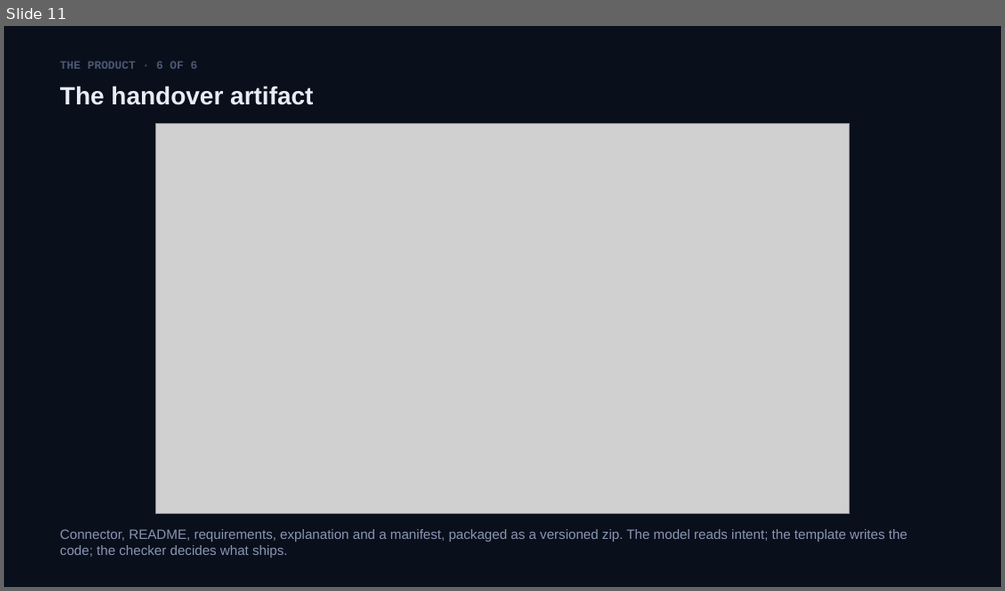
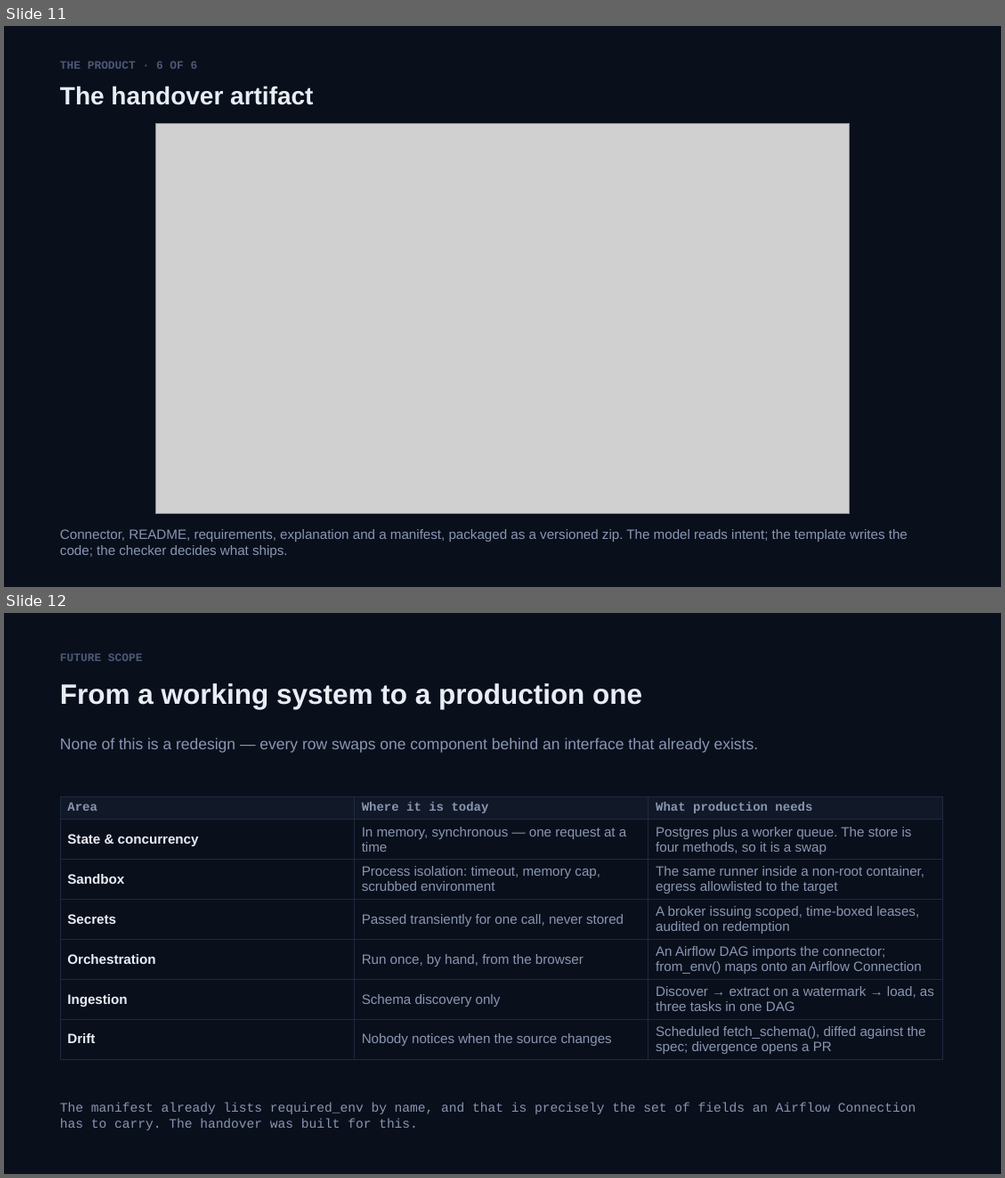
Before and after one commit to SKRejaulKarim04/data-source-onboarding-agent, a slide deck: docs/Data-Source-Onboarding-Agent.pptx. Shown one above the other, each under a label of ours: slide 11 before the commit, slides 11 and 12 after it. The pictures are 1005x591 and 1005x1178 pixels, drawn with LibreOffice and Linux fonts; fonts in the diff are those of the drawing; grey boxes stand for pictures. Boxes give left, top, right and bottom in pixels: in the first picture for what was removed or moved away, otherwise in the second. Text is boxed around its words. In the diff, an @@ line names an element or a change of style, - is before the commit and + after.

```diff
--- a/docs/Data-Source-Onboarding-Agent.pptx
+++ b/docs/Data-Source-Onboarding-Agent.pptx
@@ slide 12 added at <box>4,613,1001,1174</box>, background #FFFFFF @@
@@ rectangle added at <box>4,613,1001,1174</box>, fill #0A0F1C @@
@@ text added at <box>60,653,143,661</box>, 11 pt, text #4B5975, bold @@
+FUTURE SCOPE
@@ text added at <box>60,683,642,709</box>, 27 pt, text #E8EDF5, bold @@
+From a working system to a production one
@@ text added at <box>60,738,759,753</box>, 15 pt, text #8896B0 @@
+None of this is a redesign — every row swaps one component behind an interface that already exists.
@@ table added at <box>60,797,942,1057</box>, 7 rows, 3 columns @@
+Area | Where it is today | What production needs
+State & concurrency | In memory, synchronous — one request at a time | Postgres plus a worker queue. The store is four methods, so it is a swap
+Sandbox | Process isolation: timeout, memory cap, scrubbed environment | The same runner inside a non-root container, egress allowlisted to the target
+Secrets | Passed transiently for one call, never stored | A broker issuing scoped, time-boxed leases, audited on redemption
+Orchestration | Run once, by hand, from the browser | An Airflow DAG imports the connector; from_env() maps onto an Airflow Connection
+Ingestion | Schema discovery only | Discover → extract on a watermark → load, as three tasks in one DAG
+Drift | Nobody notices when the source changes | Scheduled fetch_schema(), diffed against the spec; divergence opens a PR
@@ text added at <box>60,1102,915,1130</box>, 12.5 pt, text #8896B0 @@
+The manifest already lists required_env by name, and that is precisely the set of fields an Airflow Connection has to carry. The handover was built for this.
```
Also in this commit, not shown: 2 other files.
